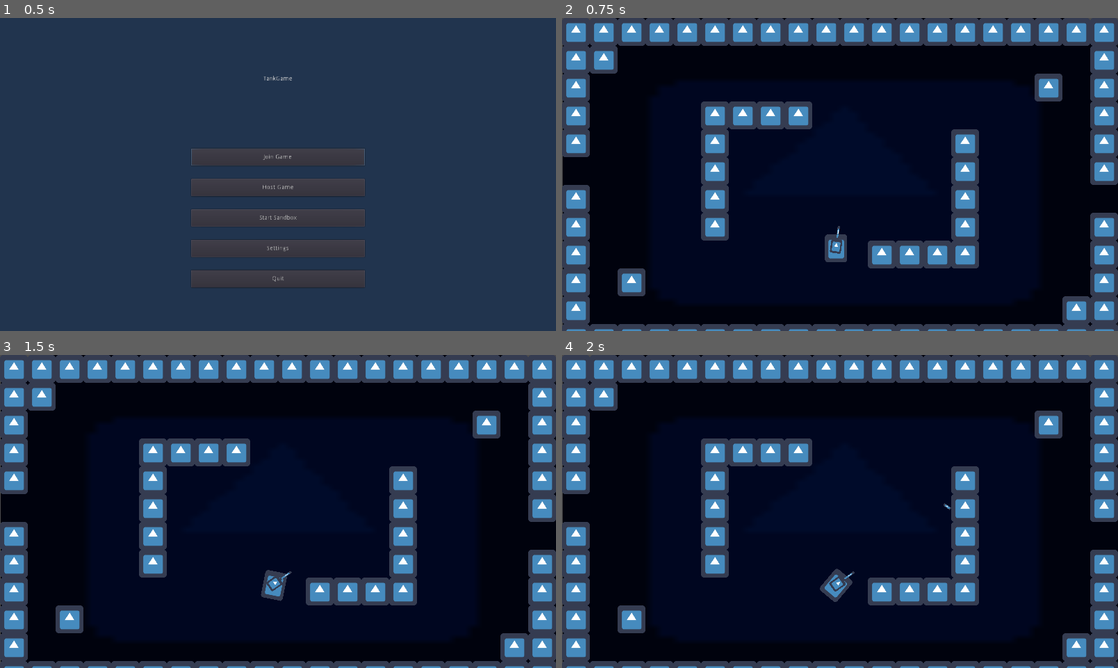
Above: before the commit, frames 1-4 (two rows, left to right).
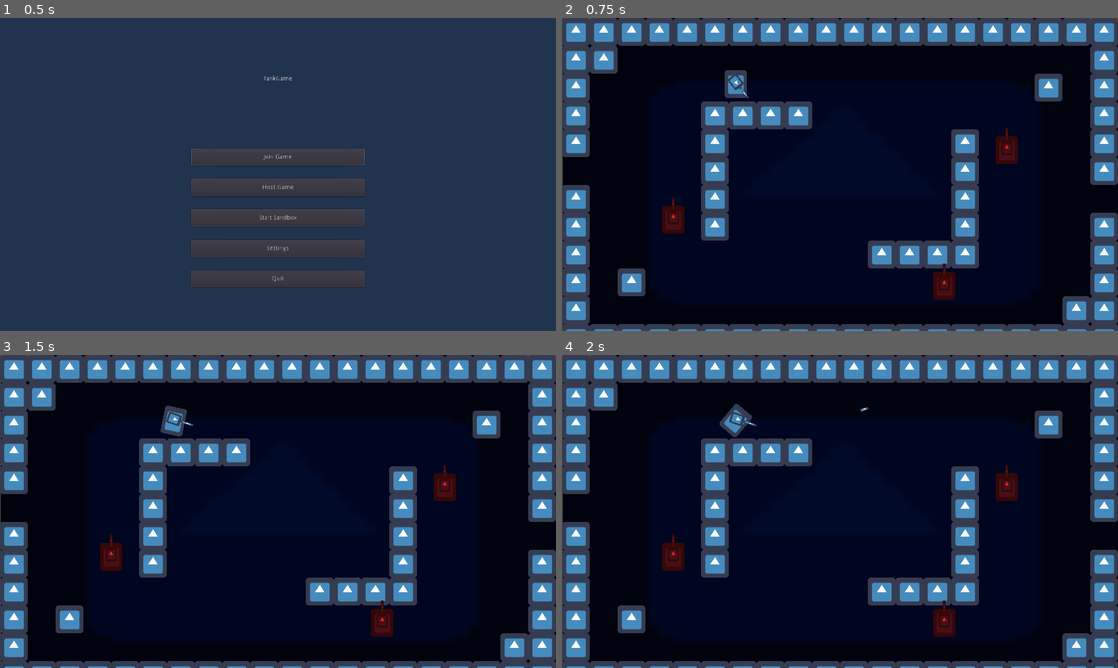
Above: after the commit, the same moments.

Repository: Stefan-Horst/TankGame
Game: Godot game, scene res://main.tscn
The game is run twice, just before and just after one commit, with the same random seed, the same clock (stepped at 60 frames per second) and the same inputs. The engine's default icon, where the game draws it, is replaced by a stand-in: a white triangle on a blue panel in a dark square.
Inputs (mouse positions are in pixels of both pictures, inside the frame that each line leads up to):
- Up to frame 1 (0.5 s): no input
- Up to frame 2 (0.75 s): click "Start Sandbox" at 0.5 s
- Up to frame 3 (1.5 s): tap Enter at 1.25 s; move the mouse to (400, 495) at 1.27 s; hold Right (ui_right) from 1.28 s (still down)
- Up to frame 4 (2 s): keep holding Right (ui_right); tap Space (ui_select) at 1.52 s

Frame 1 is identical in both runs. In frame 2, 1.8% of the frame differs, in the area x 18-82%, y 16-90%; in frame 3, 1.8%; in frame 4, 1.8%, in the area x 18-82%, y 15-90%.

Commit message:
Update and fix singleplayer sandbox

Diff:
--- a/game/game.gd
+++ b/game/game.gd
@@ -102,6 +102,26 @@
 	return player_infos
 
 
+func init_game_local(players):
+	## reset values (from last game)
+	spawn_positions = []
+	enemies_alive = []
+	actors = []
+
+	for i in 4 - 1:
+		enemies_alive.append(enemies[i])
+
+	actors.append(player)
+	actors.append_array(enemies_alive)
+
+	player.enemies = enemies_alive
+
+	## init list spawn_positions
+	var sp = map.get_node("SpawnPositions")
+	for i in sp.get_child_count():
+		spawn_positions.append(sp.get_child(i))
+
+
 func _on_shoot_projectile(Projectile, caller, location, direction):
 	## let player only shoot if gun not on cooldown
 	if caller.name == "Player":
--- a/main.gd
+++ b/main.gd
@@ -30,10 +30,12 @@
 	client.connect("start_game", self, "_start_game")
 
 
+## start singleplayer sandbox
 func _on_MainMenu_start_game():
 	menu_main.visible = false
 	game.visible = true
-	game.init_game(4) #TODO dynamic value
+	game.init_game_local(4)
+	game.start_game()
 	get_tree().paused = false
 
 
